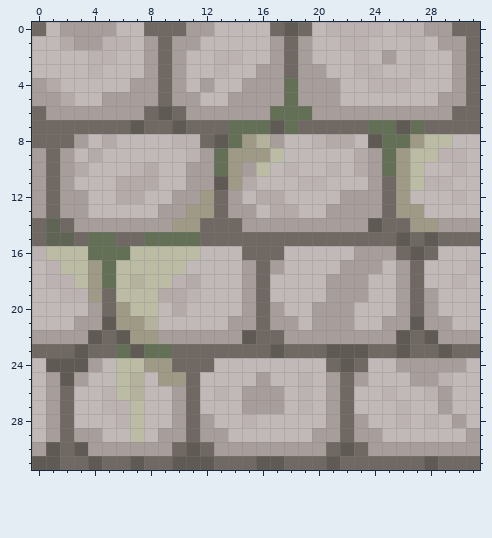
A pixel-art sprite gets an edit: src/art/tiles/tiles0/wall0.png. The picture above was drawn from the file before the commit.
The file is 32x32 pixels. Colours within 5 levels of each other are drawn and written as one.
Once edited:
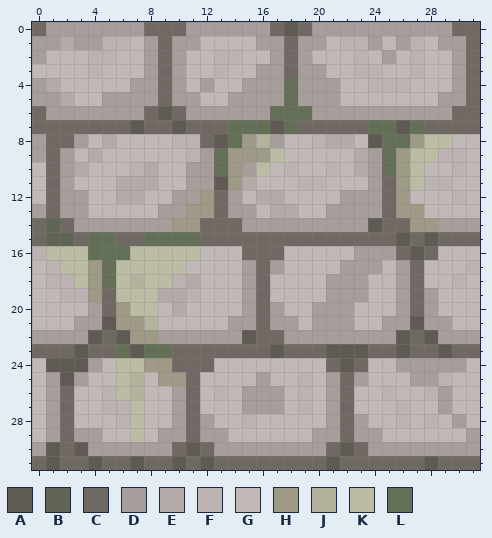
Palette (. is transparent): A #605a54  B #606454  C #706863  D #a79d9b  E #b4aba9  F #bbb2b1  G #c1b9b8  H #9e9a85  J #b4b29c  K #bcbca4  L #637056
Author's note on the commit: additional wall textures
Changes in this commit:
@@ x 0..31 @@
- 0 CGDDDDGGCCCDDGGGGCACGFFFFGFFDDCC
- 1 GGEDDFFGDCDDGGGGGDCDGGFFGGGFGDDC
- 2 GGGGFFGGDCDGGFFGGDCDGGGFGDGFGGDC
+ 0 CDDDDDDDCCCDDDDDDCACDDDDDDDDDDCC
+ 1 DDEDDFFGDCDDGGGGDDCDDGFFDGDFGDDC
+ 2 DGGGFFGGDCDGGFFGGDCDGGGFGDGFGGDC
  3 GGGGFGGGDCDGGFGGDDCDDGGFFGGFGGDC
@@ x 0..2 @@
  7 CCC
- 8 CCC
+ 8 DCC
  9 DCD
-10 DCD
-11 DCD
-12 DCD
+10 GCD
+11 GCD
+12 GCD
 13 DCD
@@ x 0..19 @@
 30 DACADDDDDDCACDDDDDDD
-31 AACCACCACCAAACCCAACC
+31 CACCACCACCACACCCCCCC
Pixel boxes of the changes (left, top, right, bottom) in both pictures:
changed: (32, 22, 60, 64)
changed: (116, 22, 144, 36)
changed: (214, 22, 424, 50)
changed: (32, 134, 46, 204)
changed: (32, 456, 46, 470)
changed: (186, 456, 200, 470)
changed: (256, 456, 284, 470)
